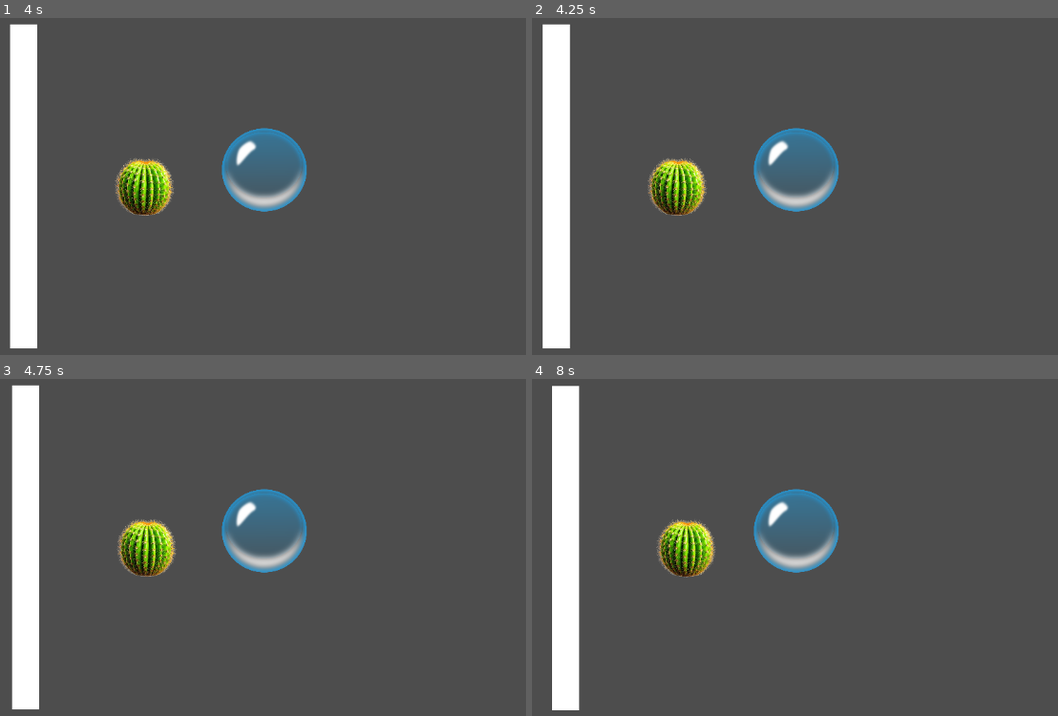
Above: before the commit, frames 1-4 (two rows, left to right).
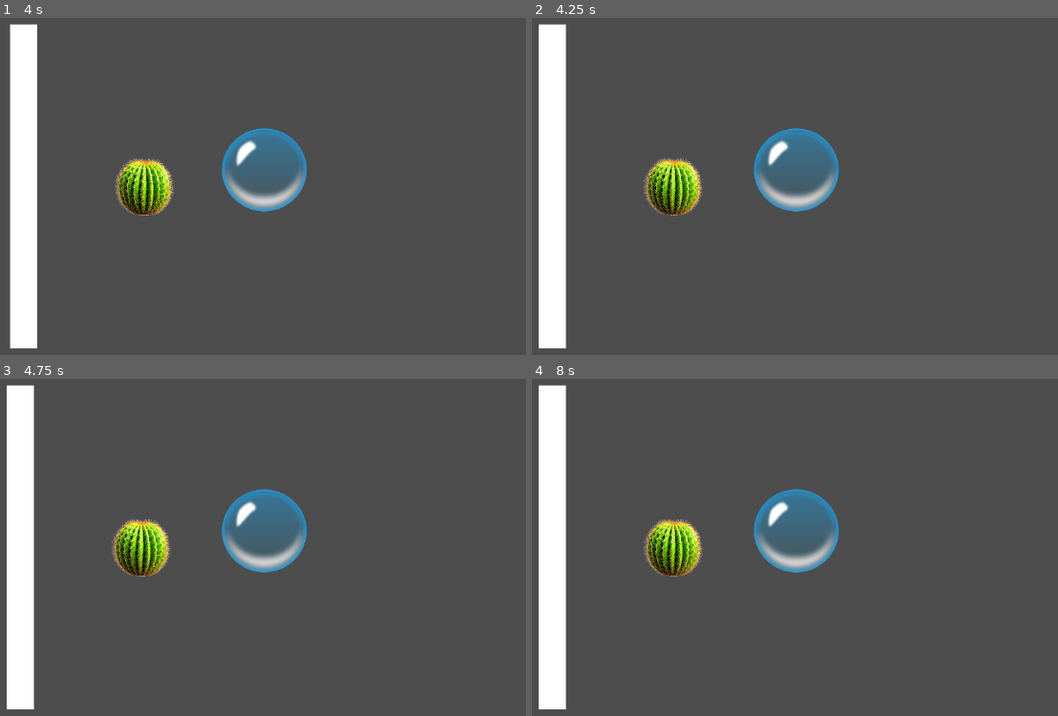
Above: after the commit, the same moments.

Repository: vjant118/bubbles
Game: Godot game, scene res://hitbox_testing_scene.tscn
Same seed, same stepped clock (60 frames per second), same inputs: the game is played once before the commit and once after it. This scene is started directly instead of the project's main scene.
Inputs (mouse positions are in pixels of both pictures, inside the frame that each line leads up to):
- Up to frame 1 (4 s): tap Enter at 0.5 s; move the mouse to (226, 257) at 0.52 s; click (226, 257) at 0.67 s; tap R (Reset Level, bound only after the commit) at 1.25, 2, 2.75 s; move the mouse to (494, 237) at 1.27 s; click (494, 237) at 1.42 s; move the mouse to (31, 105) at 2.02 s; click (31, 105) at 2.17 s; move the mouse to (299, 169) at 2.77 s; click (299, 169) at 2.92 s; move the mouse to (147, 65) at 3.52 s; click (147, 65) at 3.67 s
- Up to frame 2 (4.25 s): tap R (Reset Level, bound only after the commit) at 4.15 s
- Up to frame 3 (4.75 s): move the mouse to (431, 510) at 4.27 s; click (431, 510) at 4.42 s
- Up to frame 4 (8 s): move the mouse to (642, 554) at 5.02 s; click (642, 554) at 5.17 s; move the mouse to (873, 436) at 5.77 s; click (873, 436) at 5.92 s; move the mouse to (758, 618) at 6.52 s; click (758, 618) at 6.67 s; move the mouse to (1026, 598) at 7.27 s; click (1026, 598) at 7.42 s

Frame 1 is identical in both runs. In frame 2, 3.2% of the frame differs, in the area x 1-34%, y 1-99%; in frame 3, 3.6%; in frame 4, 6.9%, in the area x 1-35%, y 1-99%.

Commit message:
Implemented a scene resetter
Add the sceneResetter.tscn to a scene and if you press "R" it will reset the scene/level

Diff:
--- /dev/null
+++ b/blowing-bubbles/Actors/sceneResetter.tscn
@@ -0,0 +1,6 @@
+[gd_scene format=3 uid="uid://db8oadtagw3ye"]
+
+[ext_resource type="Script" uid="uid://cfcig6x8ct7l" path="res://Actors/scene_resetter.gd" id="1_iw3x6"]
+
+[node name="SceneResetter" type="Node2D" unique_id=396899554]
+script = ExtResource("1_iw3x6")
--- /dev/null
+++ b/blowing-bubbles/Actors/scene_resetter.gd
@@ -0,0 +1,6 @@
+extends Node2D
+
+# Called every frame. 'delta' is the elapsed time since the previous frame.
+func _process(delta: float) -> void:
+	if Input.is_action_pressed("Reset Level"):
+		get_tree().reload_current_scene()
--- a/blowing-bubbles/hitbox_testing_scene.tscn
+++ b/blowing-bubbles/hitbox_testing_scene.tscn
@@ -3,6 +3,7 @@
 [ext_resource type="PackedScene" uid="uid://bw26fn0vm8sks" path="res://Actors/mouseblower.tscn" id="1_dbmdv"]
 [ext_resource type="PackedScene" uid="uid://bqg43s3ikgk50" path="res://Actors/bubble.tscn" id="2_r45yr"]
 [ext_resource type="PackedScene" uid="uid://choly2o56l4ao" path="res://Actors/spikeHazard.tscn" id="3_cuf53"]
+[ext_resource type="PackedScene" uid="uid://db8oadtagw3ye" path="res://Actors/sceneResetter.tscn" id="4_lgwfo"]
 
 [sub_resource type="RectangleShape2D" id="RectangleShape2D_r45yr"]
 size = Vector2(37.5, 487.5)
@@ -32,3 +33,6 @@
 
 [node name="SpikeHazard" parent="." unique_id=1634614160 instance=ExtResource("3_cuf53")]
 position = Vector2(266, 310)
+
+[node name="SceneResetter" parent="." unique_id=396899554 instance=ExtResource("4_lgwfo")]
+position = Vector2(468, 105)
--- a/blowing-bubbles/project.godot
+++ b/blowing-bubbles/project.godot
@@ -23,6 +23,14 @@
 
 hazards=""
 
+[input]
+
+"Reset Level"={
+"deadzone": 0.2,
+"events": [Object(InputEventKey,"resource_local_to_scene":false,"resource_name":"","device":-1,"window_id":0,"alt_pressed":false,"shift_pressed":false,"ctrl_pressed":false,"meta_pressed":false,"pressed":false,"keycode":0,"physical_keycode":82,"key_label":0,"unicode":114,"location":0,"echo":false,"script":null)
+]
+}
+
 [physics]
 
 3d/physics_engine="Jolt Physics"
Not shown, added: blowing-bubbles/Actors/scene_resetter.gd.uid
